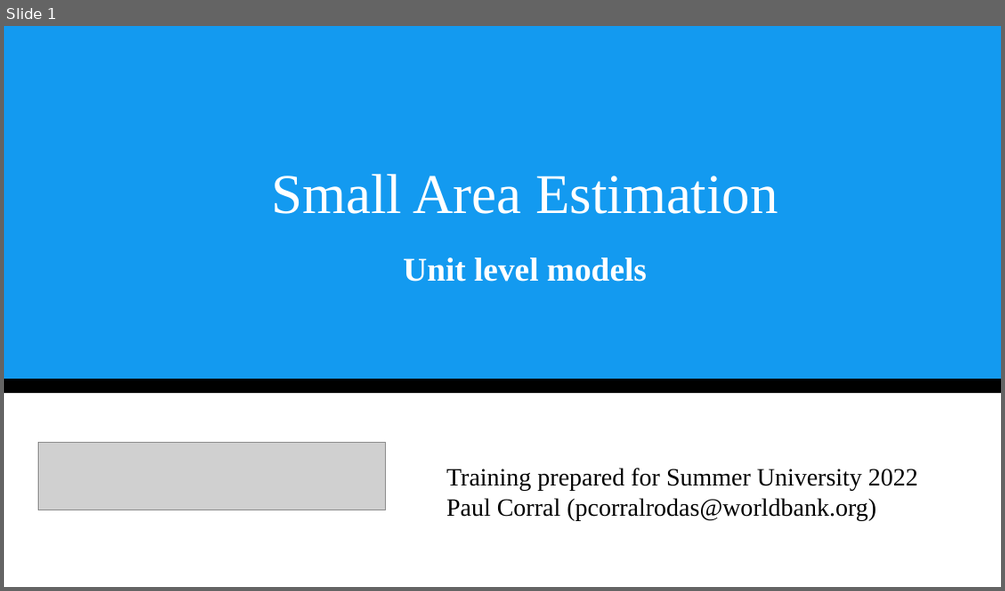
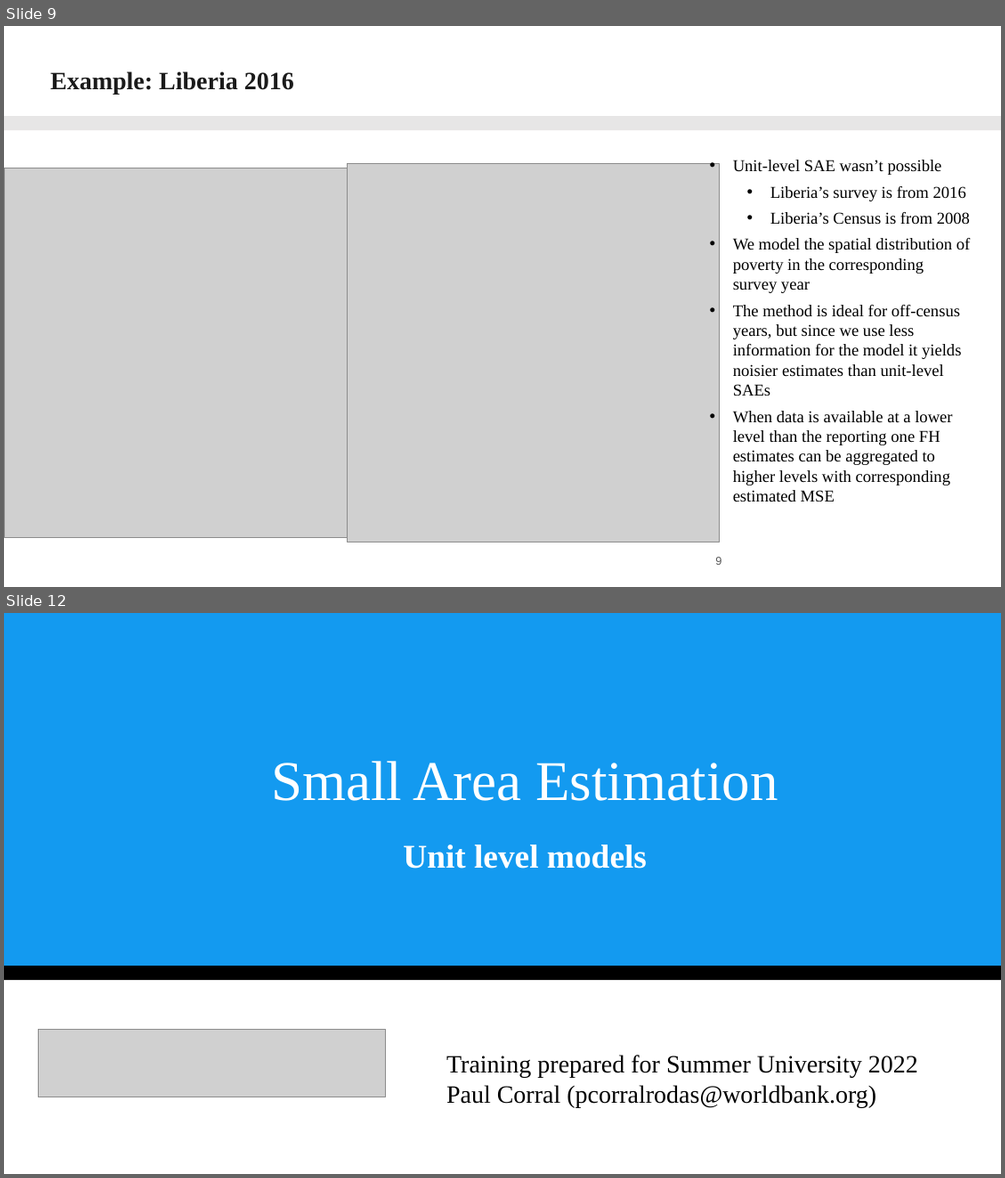
Before and after one commit to pcorralrodas/wb_sae_training, a slide deck: 03.Presentations/Small Area Estimation.pptx. Shown one above the other, each under a label of ours: slide 1 before the commit, slides 9 and 12 after it; the slides between them are not shown. The pictures are 1005x591 and 1005x1178 pixels, drawn with LibreOffice and Linux fonts; fonts in the diff are those of the drawing; grey boxes stand for pictures. Boxes give left, top, right and bottom in pixels: in the first picture for what was removed or moved away, otherwise in the second. Text is boxed around its words. In the diff, an @@ line names an element or a change of style, - is before the commit and + after.

```diff
--- a/03.Presentations/Small Area Estimation.pptx
+++ b/03.Presentations/Small Area Estimation.pptx
@@ slide 9 added at box(4, 26, 1001, 587), background #FFFFFF @@
@@ title added at box(50, 71, 294, 95), 24 pt, text #1A1A1A, bold @@
+Example: Liberia 2016
@@ rectangle added at box(4, 116, 1001, 130), fill #E7E6E6 @@
@@ picture added at box(4, 168, 368, 538) @@
@@ picture added at box(348, 164, 719, 541) @@
@@ text added at box(733, 160, 970, 502), 16 pt, text #000000 @@
+• Unit-level SAE wasn’t possible
+  • Liberia’s survey is from 2016
+  • Liberia’s Census is from 2008
+• We model the spatial distribution of poverty in the corresponding survey year
+• The method is ideal for off-census years, but since we use less information for the model it yields noisier estimates than unit-level SAEs
+• When data is available at a lower level than the reporting one FH estimates can be aggregated to higher levels with corresponding estimated MSE
@@ page number added at box(715, 556, 721, 564), 11 pt, text #595959 @@
+9
@@ what was slide 1 is now slide 12 @@
```
Also in this commit, not shown: 1 slide changed, 10 other slides added.
